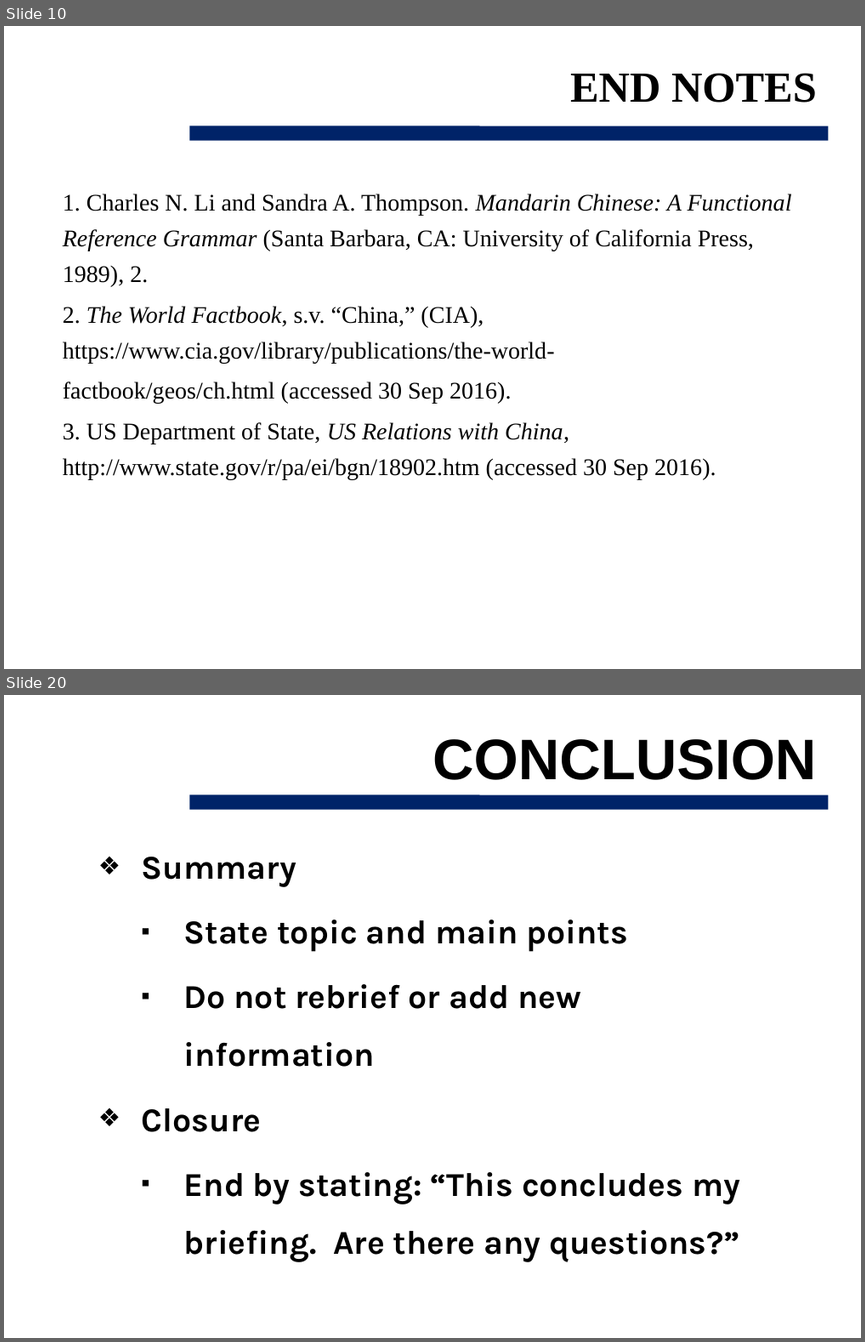
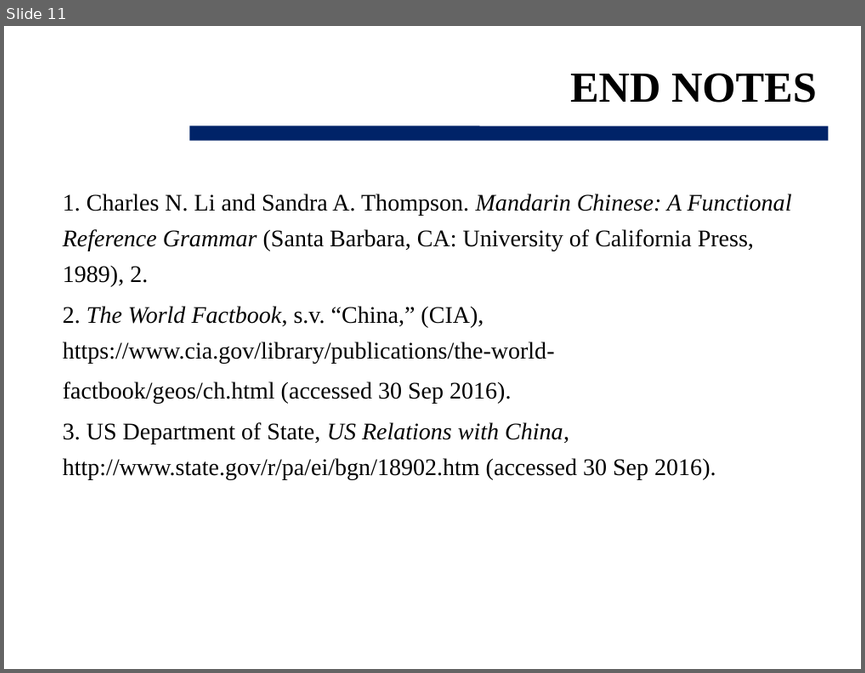
Before and after one commit to 360bobcui/OTSbackgroundpaper, a slide deck: Cui_Brief.pptx. Shown one above the other, each under a label of ours: slides 10 and 20 before the commit, slide 11 after it; the slides between them are not shown. The pictures are 865x1342 and 865x673 pixels, drawn with LibreOffice and Linux fonts; fonts in the diff are those of the drawing; background and template pictures are left out. Boxes give left, top, right and bottom in pixels: in the first picture for what was removed or moved away, otherwise in the second. Text is boxed around its words. In the diff, an @@ line names an element or a change of style, - is before the commit and + after.

```diff
--- a/Cui_Brief.pptx
+++ b/Cui_Brief.pptx
@@ slide 20 removed at [4,695,861,1338], background picture (left out); not listed: 1 template element that a slide beside it also shows @@
@@ title removed at [432,739,816,780] @@
-CONCLUSION
@@ text removed at [142,857,740,1262] @@
-❖ Summary
-  ▪ State topic and main points
-  ▪ Do not rebrief or add new information
-❖ Closure
-  ▪ End by stating: “This concludes my briefing. Are there any questions?”
@@ what was slide 10 is now slide 11 @@
```
Also in this commit, not shown: 3 slides changed, 1 slide added, 27 other slides removed, 4 other files.
